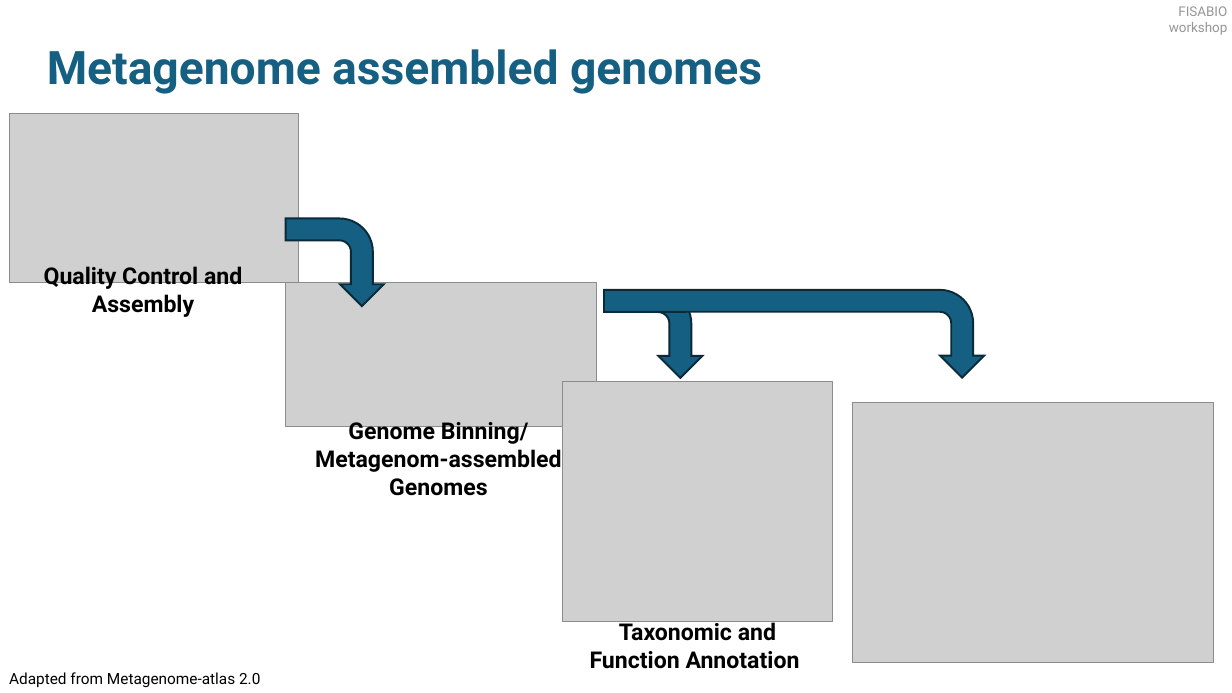
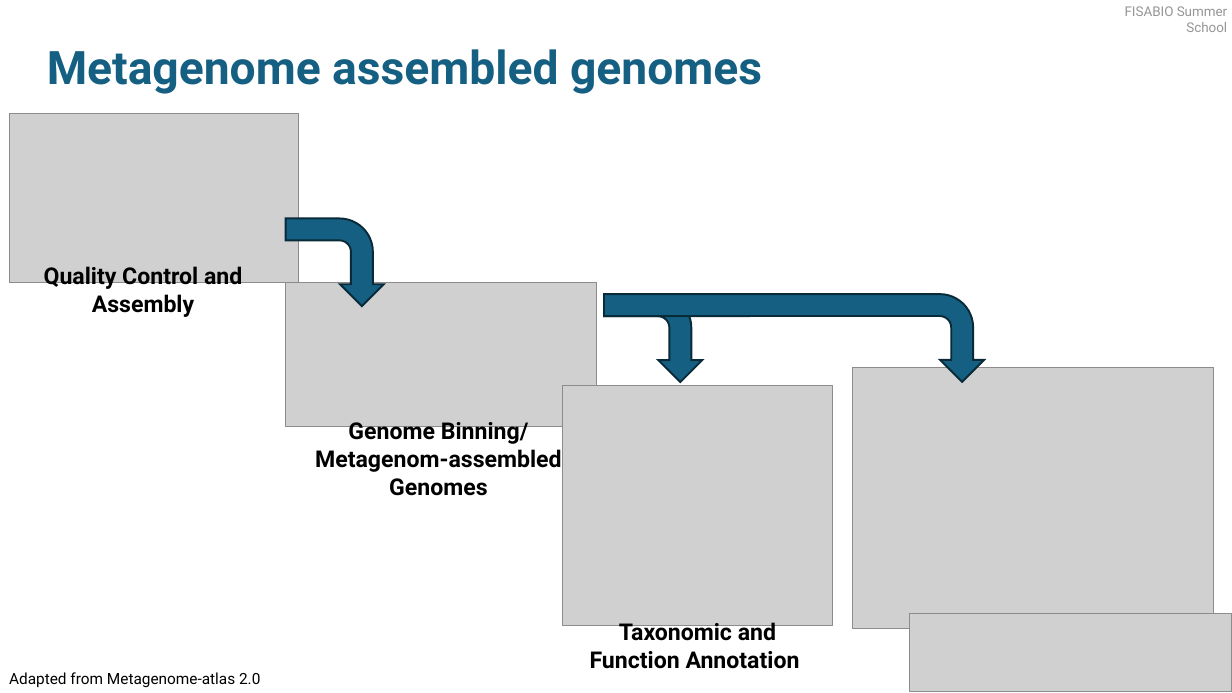
Before and after one commit to kshitijtandon/fisabio-gapseq-workshop, a slide deck: slide 5 of slides/FISABIO_workshop_v1.pptx. Drawn at 1232x693 pixels with LibreOffice and Linux fonts; fonts in the diff are those of the drawing; grey boxes stand for pictures. Boxes give left, top, right and bottom in pixels: in the first picture for what was removed or moved away, otherwise in the second. Text is boxed around its words. In the diff, an @@ line names an element or a change of style, - is before the commit and + after.

Commit message:
update the text flow and slides

```diff
--- a/slides/FISABIO_workshop_v1.pptx
+++ b/slides/FISABIO_workshop_v1.pptx
@@ text at bbox=[1125, 6, 1227, 32]: text changed @@
-FISABIO workshop
+FISABIO Summer School
@@ 2 bent arrows, 1 picture: place and size @@
-2 bent arrows, 1 picture at bbox=[563, 290, 984, 621]
+2 bent arrows, 1 picture at bbox=[563, 294, 984, 626]
@@ picture: place and size @@
-picture at bbox=[853, 403, 1214, 664]
+picture at bbox=[853, 368, 1214, 628]
@@ picture added at bbox=[910, 614, 1232, 692] @@
```
Also in this commit, not shown: 7 other slides changed, 5 slides added, 4 slides removed, 1 other file.
